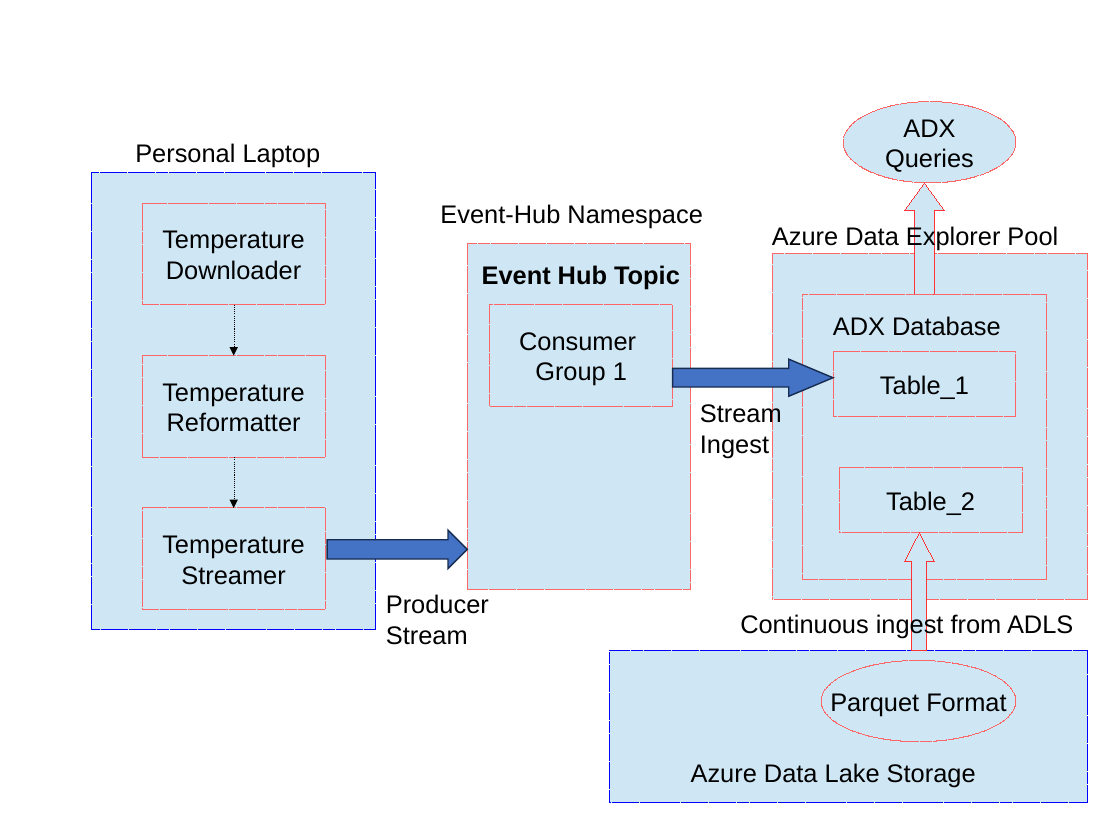
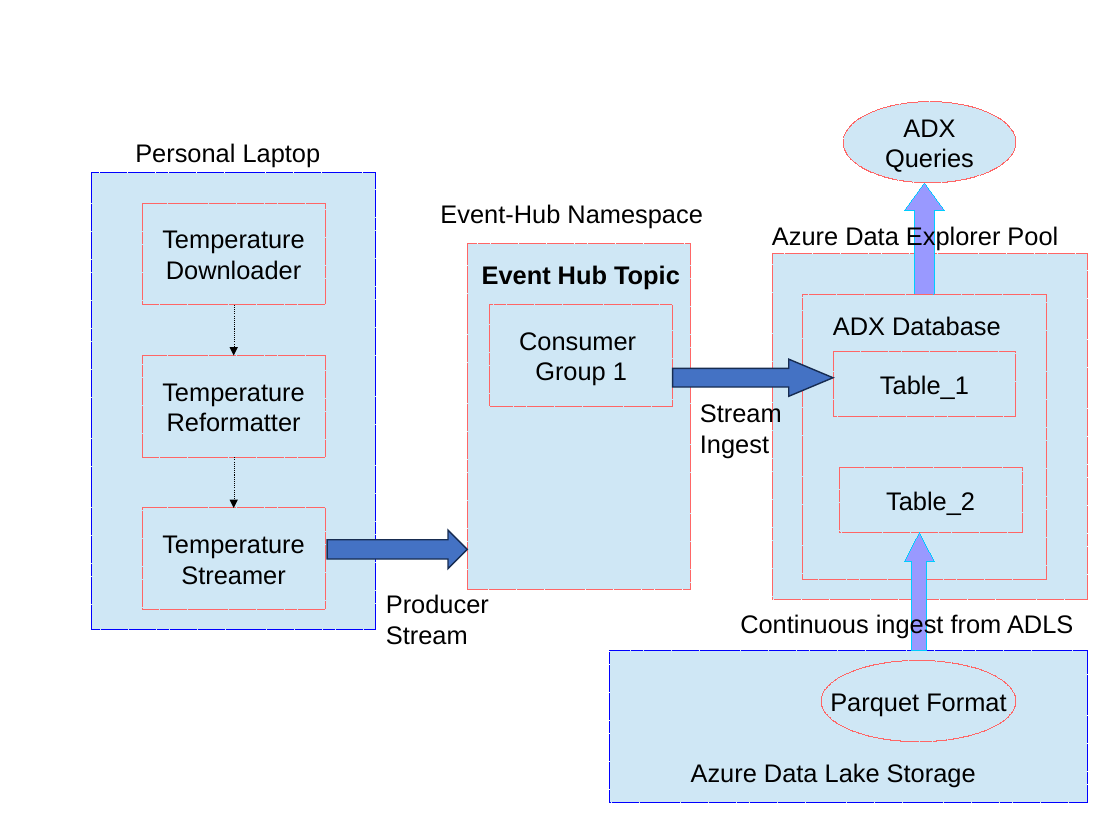
Before and after one commit to SowmyaVenky/AzureSynapseExperiments, a slide deck: slide 6 of Synapse_Setup.odp. Drawn at 1120x840 pixels with LibreOffice and Linux fonts; fonts in the diff are those of the drawing. Boxes give left, top, right and bottom in pixels: in the first picture for what was removed or moved away, otherwise in the second. Text is boxed around its words. In the diff, an @@ line names an element or a change of style, - is before the commit and + after.

```diff
--- a/Synapse_Setup.odp
+++ b/Synapse_Setup.odp
@@ up arrow at (x1=905, y1=183, x2=945, y2=295): fill #CFE7F5 to #9999FF; outline #FF3333 0 pt to #00CCFF 0 pt @@
@@ up arrow at (x1=905, y1=533, x2=935, y2=650): fill #CFE7F5 to #9999FF; outline #FF3333 0 pt to #00CCFF 0 pt @@
```
Also in this commit, not shown: 1 other slide changed, 1 slide added, 3 other files.
